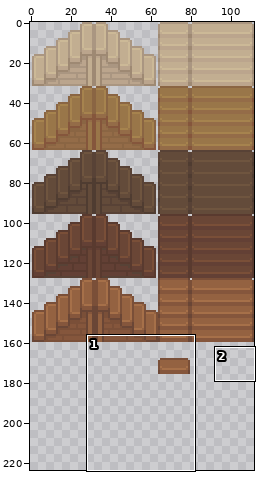
Sprite sheet -- assets/images/Interior/furniture/stairs.png. Above, an overview of the earlier version with the close-up marked.
Close-up. The starting point:
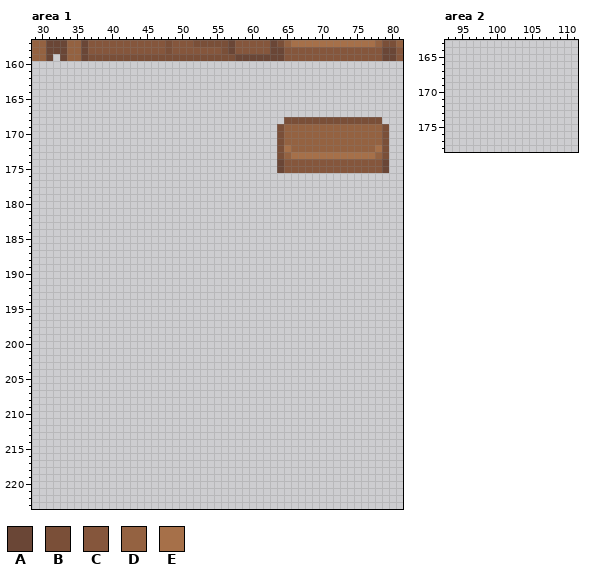
The file is 112x224 pixels. Colours within 5 levels of each other are drawn and written as one. Shown: area 1: x 29..81, y 157..223; area 2: x 93..111, y 163..178. The commit also changed other parts of the picture, which this record leaves out.
Palette (. is transparent): A #6a4636  B #7a4f38  C #85563c  D #946241  E #a67049
Pixels before, area 1 (only the part around the change), first column x 29:
157 DDAAADDACCCCCCCCCCCBCCCBBBBBACCCCCABDEEEEEEEEEEEEDBBD
158 DDAAADDACCCCCCCCCCCBCCCCCCCBACCCCCAACCCCCCCCCCCCCCAAC
159 DDA.ADDABBBBBBBBBBBBBBBBBBBBBAAAAAAACCCCCCCCCCCCCCAAC
160 .....................................................
161 .....................................................
162 .....................................................
163 .....................................................
164 .....................................................
165 .....................................................
166 .....................................................
167 .....................................................
168 ....................................BBBBBBBBBBBBBB...
169 ...................................BDDDDDDDDDDDDDDB..
170 ...................................BDDDDDDDDDDDDDDB..
171 ...................................BDDDDDDDDDDDDDDB..
172 ...................................BEDDDDDDDDDDDDEB..
173 ...................................BDEEEEEEEEEEEEDB..
174 ...................................ACCCCCCCCCCCCCCA..
175 ...................................ACCCCCCCCCCCCCCA..
176 .....................................................
177 .....................................................
178 .....................................................
179 .....................................................
180 .....................................................
181 .....................................................
182 .....................................................
183 .....................................................
184 .....................................................
185 .....................................................
186 .....................................................
187 .....................................................
188 .....................................................
189 .....................................................
190 .....................................................
191 .....................................................
192 .....................................................
193 .....................................................
194 .....................................................
195 .....................................................
196 .....................................................
197 .....................................................
198 .....................................................
199 .....................................................
200 .....................................................
201 .....................................................
202 .....................................................
203 .....................................................
204 .....................................................
205 .....................................................
206 .....................................................
207 .....................................................
208 .....................................................
209 .....................................................
210 .....................................................
211 .....................................................
212 .....................................................
213 .....................................................
214 .....................................................
215 .....................................................
216 .....................................................
217 .....................................................
218 .....................................................
219 .....................................................
220 .....................................................
221 .....................................................
222 .....................................................
223 .....................................................
After the commit:
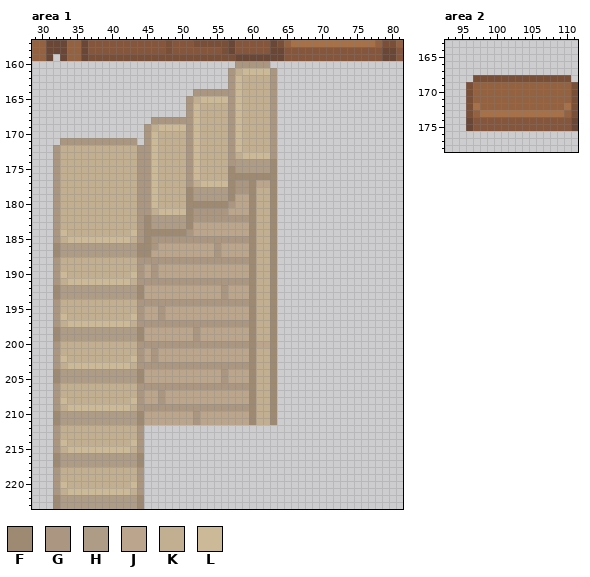
Colours new in this view: F #9e8973  G #aa9681  H #ae9c87  J #bba58d  K #c2ae91  L #ccb997
Changes in this commit:
Changed rows in their new state; - is an unchanged pixel.
Area 1:
first column x 32:
160 --------------------------GGGGG-----------------
161 -------------------------GKLLLLG----------------
162 -------------------------GLKKKKG----------------
163 -------------------------GLKKKKG----------------
164 --------------------GGGGGGLKKKKG----------------
165 -------------------GKLLLLGLKKKKG----------------
166 -------------------GLKKKKGLKKKKG----------------
167 -------------------GLKKKKGLKKKKG----------------
168 --------------GGGGGGLKKKKGLKKKKG-..............-
169 -------------GKLLLLGLKKKKGLKKKKG................
170 -------------GLKKKKGLKKKKGLKKKKG................
171 -GGGGGGGGGGG-GLKKKKGLKKKKGLKKKKG................
172 GKKKKKKKKKKKGGLKKKKGLKKKKGLKKKKG................
173 GKKKKKKKKKKKGGLKKKKGLKKKKGKLLLLG................
174 GKKKKKKKKKKKGGLKKKKGLKKKKGHHHHHF................
175 GKKKKKKKKKKKGGLKKKKGLKKKKFHHHHHF................
176 GKKKKKKKKKKKGGLKKKKGLKKKKFFFFFFF----------------
177 GKKKKKKKKKKKGGLKKKKGKLLLLFGGFJJF----------------
178 GKKKKKKKKKKKGGLKKKKFHHHHHFGGFKKF----------------
179 GKKKKKKKKKKKGGLKKKKFHHHHHFJJFKKF----------------
180 GKKKKKKKKKKKGGLKKKKFFFFFFGJJFKKF----------------
181 GKKKKKKKKKKKGGKLLLLFGGGGGJJJFKKF----------------
182 GKKKKKKKKKKKGFHHHHHFGGGGGGGGFKKF----------------
183 GKKKKKKKKKKKGFHHHHHFJJJJJJJJFKKF----------------
184 GLKKKKKKKKKLGFFFFFFGJJJJJJJJFKKF----------------
185 GKLLLLLLLLLKGFGGGGGGGGGGGGGGFKKF----------------
186 FHHHHHHHHHHHFFGJJJJJJJJGJJJJFKKF----------------
187 FHHHHHHHHHHHFFJJJJJJJJJGJJJJFKKF----------------
188 GKKKKKKKKKKKGGGGGGGGGGGGGGGGFKKF----------------
189 GKKKKKKKKKKKGJGJJJJJJJJJJJJJFKKF----------------
190 GLKKKKKKKKKLGJGJJJJJJJJJJJJJFKKF----------------
191 GKLLLLLLLLLKGGGGGGGGGGGGGGGGFKKF----------------
192 FHHHHHHHHHHHFJJJJJJJJJJJGJJJFKKF----------------
193 FHHHHHHHHHHHFJJJJJJJJJJJGJJJFKKF----------------
194 GKKKKKKKKKKKGGGGGGGGGGGGGGGGFKKF----------------
195 GKKKKKKKKKKKGJJGJJJJJJJJJJJJFKKF----------------
196 GLKKKKKKKKKLGJJGJJJJJJJJJJJJFKKF----------------
197 GKLLLLLLLLLKGGGGGGGGGGGGGGGGFKKF----------------
198 FHHHHHHHHHHHFJJJJJJJGJJJJJJJFKKF----------------
199 FHHHHHHHHHHHFJJJJJJJGJJJJJJJFKKF----------------
200 GKKKKKKKKKKKGGGGGGGGGGGGGGGGFJJF----------------
201 GKKKKKKKKKKKGJGJJJJJJJJJJJJJFKKF----------------
202 GLKKKKKKKKKLGJGJJJJJJJJJJJJJFKKF----------------
203 GKLLLLLLLLLKGGGGGGGGGGGGGGGGFKKF----------------
204 FHHHHHHHHHHHFJJJJJJJJJJJGJJJFKKF----------------
205 FHHHHHHHHHHHFJJJJJJJJJJJGJJJFKKF----------------
206 GKKKKKKKKKKKGGGGGGGGGGGGGGGGFKKF----------------
207 GKKKKKKKKKKKGJJGJJJJJJJJJJJJFKKF----------------
208 GLKKKKKKKKKLGJJGJJJJJJJJJJJJFKKF----------------
209 GKLLLLLLLLLKGGGGGGGGGGGGGGGGFKKF----------------
210 FHHHHHHHHHHHFJJJJJJJGJJJJJJJFKKF----------------
211 FHHHHHHHHHHHFJJJJJJJGJJJJJJJFKKF----------------
212 GKKKKKKKKKKKG-----------------------------------
213 GKKKKKKKKKKKG-----------------------------------
214 GLKKKKKKKKKLG-----------------------------------
215 GKLLLLLLLLLKG-----------------------------------
216 FHHHHHHHHHHHF-----------------------------------
217 FHHHHHHHHHHHF-----------------------------------
218 GKKKKKKKKKKKG-----------------------------------
219 GKKKKKKKKKKKG-----------------------------------
220 GLKKKKKKKKKLG-----------------------------------
221 GKLLLLLLLLLKG-----------------------------------
222 FHHHHHHHHHHHF-----------------------------------
223 FHHHHHHHHHHHF-----------------------------------
Area 2:
first column x 96:
168 -BBBBBBBBBBBBBB-
169 BDDDDDDDDDDDDDDB
170 BDDDDDDDDDDDDDDB
171 BDDDDDDDDDDDDDDB
172 BEDDDDDDDDDDDDEB
173 BDEEEEEEEEEEEEDB
174 ACCCCCCCCCCCCCCA
175 ACCCCCCCCCCCCCCA
